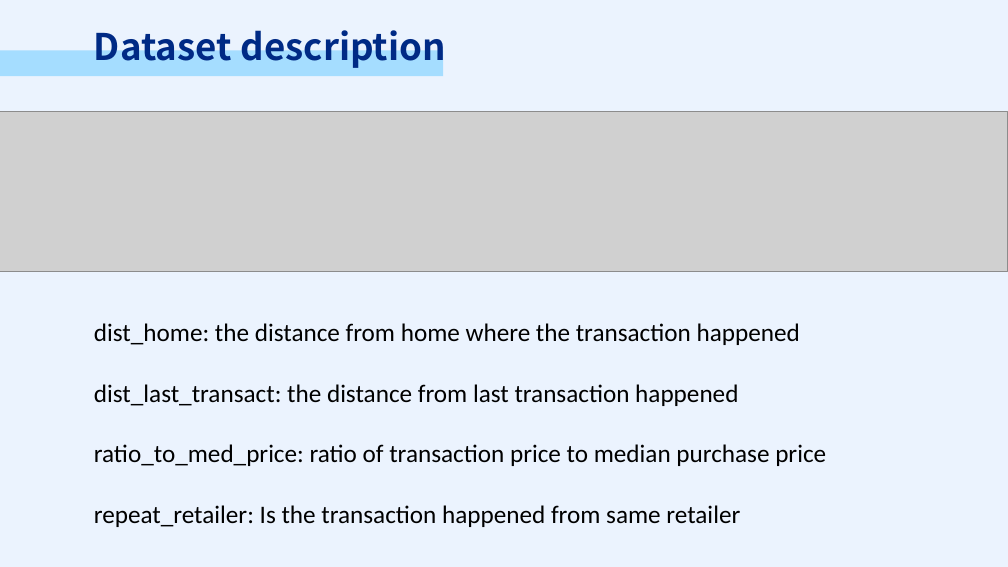
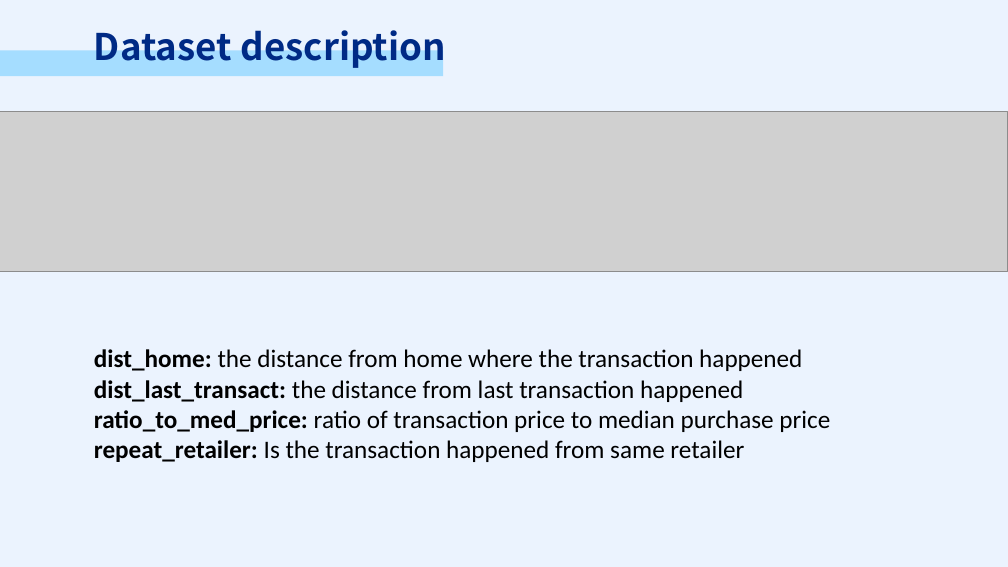
Before and after one commit to PSTAT197-F23/PSTAT197A_FP_Group1, a slide deck: slide 3 of scripts/drafts/PRESENTATION.pptx. Drawn at 1008x567 pixels with LibreOffice and Linux fonts; fonts in the diff are those of the drawing; grey boxes stand for pictures. Boxes give left, top, right and bottom in pixels: in the first picture for what was removed or moved away, otherwise in the second. Text is boxed around its words. In the diff, an @@ line names an element or a change of style, - is before the commit and + after.

```diff
--- a/scripts/drafts/PRESENTATION.pptx
+++ b/scripts/drafts/PRESENTATION.pptx
@@ text "dist_home: the distance from home ...": place and size @@
-text "dist_home: the distance from home ..." at (94,323,826,527)
+text "dist_home: the distance from home ..." at (94,349,830,462)
@@ text "dist_home: the distance from home ..." at (94,349,830,462): bold on in "dist_home:", "dist_last_transact:", "ratio_to_med_price:", "repeat_retailer:" @@
```
Also in this commit, not shown: 9 other slides changed.
